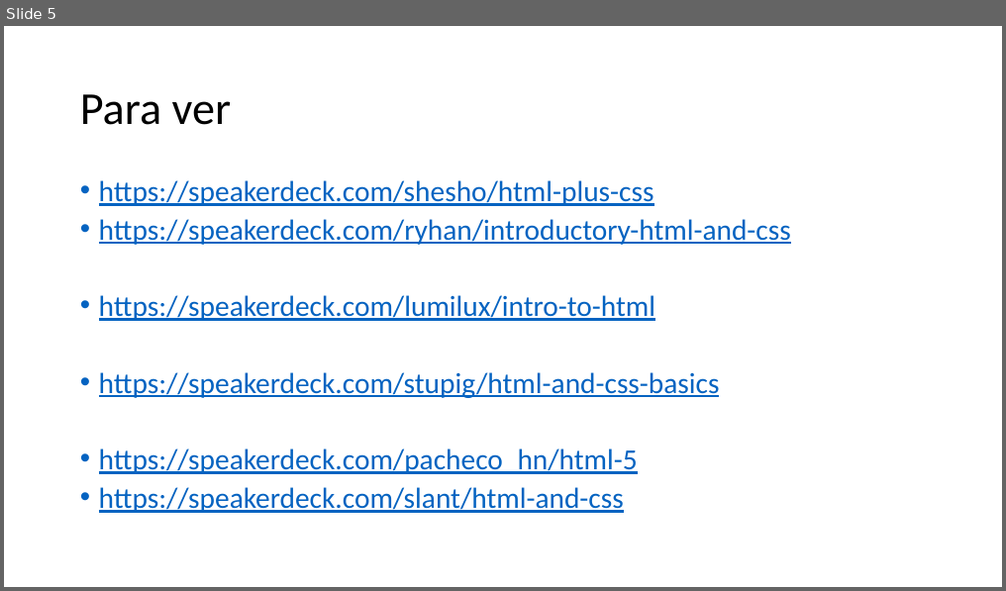
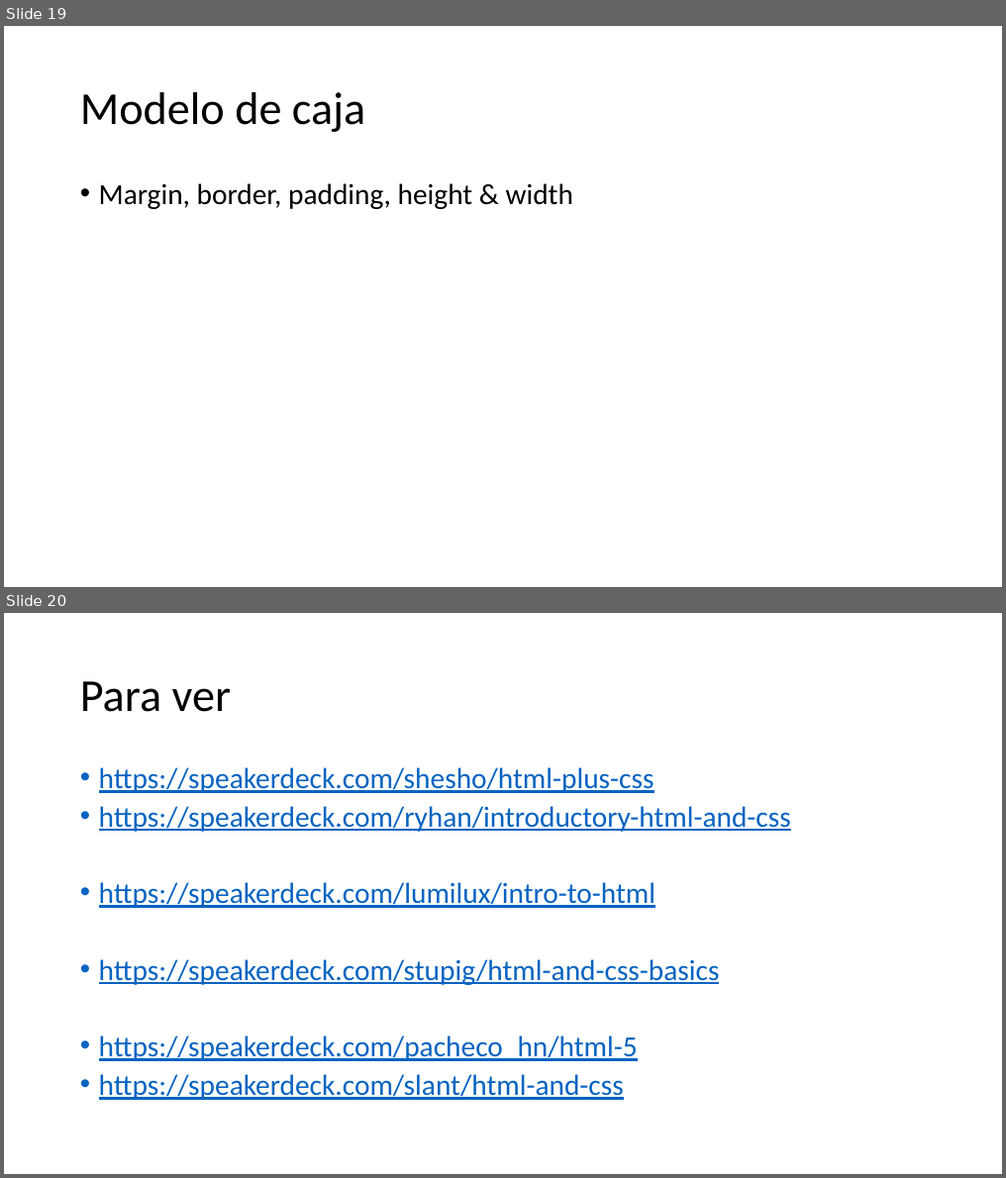
Before and after one commit to Nuevas-Tecnologias-FIUBA/Clase-HTML-CSS, a slide deck: Slides/Clase.pptx. Shown one above the other, each under a label of ours: slide 5 before the commit, slides 19 and 20 after it. The pictures are 1006x591 and 1006x1178 pixels, drawn with LibreOffice and Linux fonts; fonts in the diff are those of the drawing. Boxes give left, top, right and bottom in pixels: in the first picture for what was removed or moved away, otherwise in the second. Text is boxed around its words. In the diff, an @@ line names an element or a change of style, - is before the commit and + after.

```diff
--- a/Slides/Clase.pptx
+++ b/Slides/Clase.pptx
@@ slide 19 added at (4,26,1002,587), background #FFFFFF @@
@@ title added at (80,92,365,132), 44 pt, text #000000 @@
+Modelo de caja
@@ text added at (99,183,573,209), 28 pt, text #000000 @@
+• Margin, border, padding, height & width
@@ what was slide 5 is now slide 20 @@
```
Also in this commit, not shown: 14 other slides added.
